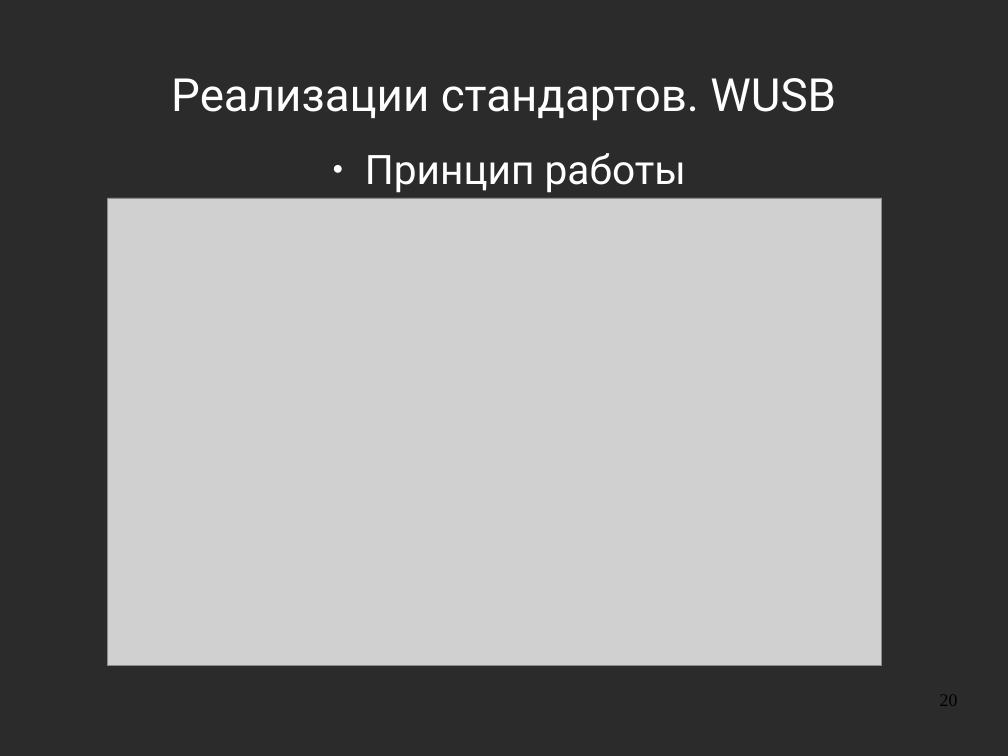
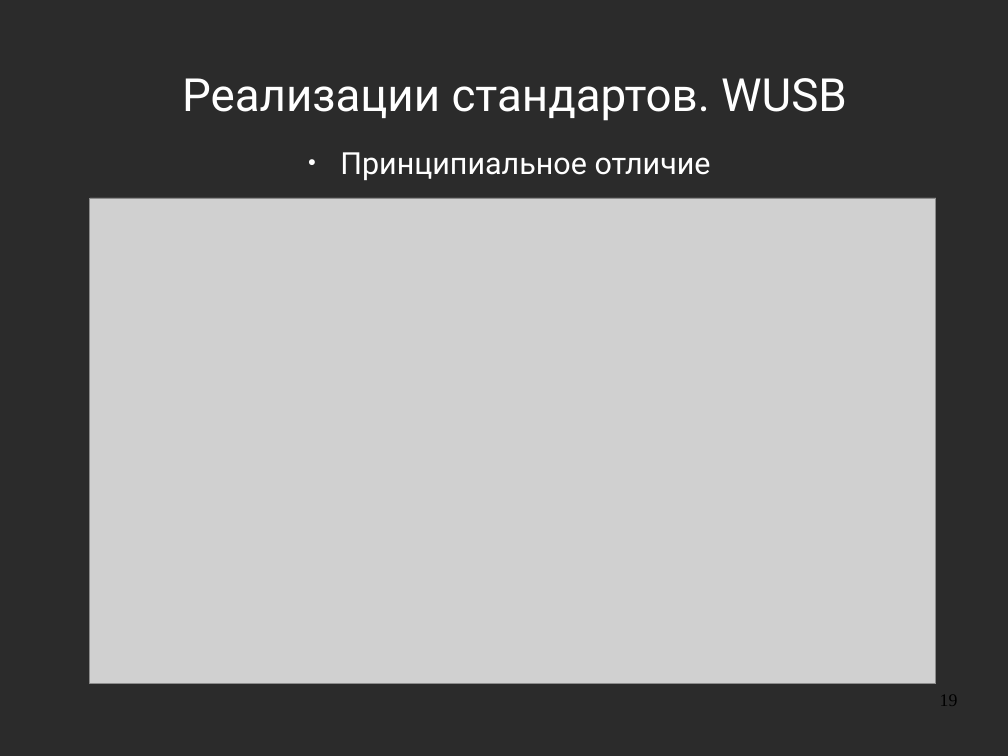
Before and after one commit to aeremenok/a-team-777, a slide deck: slide 19 of 10/smm/doc/eav_wireless.odp (slide 20 before the commit). Drawn at 1008x756 pixels with LibreOffice and Linux fonts; fonts in the diff are those of the drawing; grey boxes stand for pictures; background and template pictures are left out; a plain dark background stands for a picture behind light text. Boxes give left, top, right and bottom in pixels: in the first picture for what was removed or moved away, otherwise in the second. Text is boxed around its words. In the diff, an @@ line names an element or a change of style, - is before the commit and + after.

```diff
--- a/10/smm/doc/eav_wireless.odp
+++ b/10/smm/doc/eav_wireless.odp
@@ title "Реализации стандартов. WUSB" at (x1=182, y1=78, x2=847, y2=121): indent changed @@
@@ text at (x1=340, y1=152, x2=711, y2=180): text changed; size 32 to 24 pt @@
-● Принцип работы
+● Принципиальное отличие
@@ picture resized from (x1=108, y1=198, x2=882, y2=667) to (x1=90, y1=198, x2=936, y2=684) @@
@@ page number at (x1=940, y1=695, x2=958, y2=706): text changed @@
-20
+19
```
Also in this commit, not shown: 41 other slides changed, 2 slides added, 3 slides removed, 2 other files.
